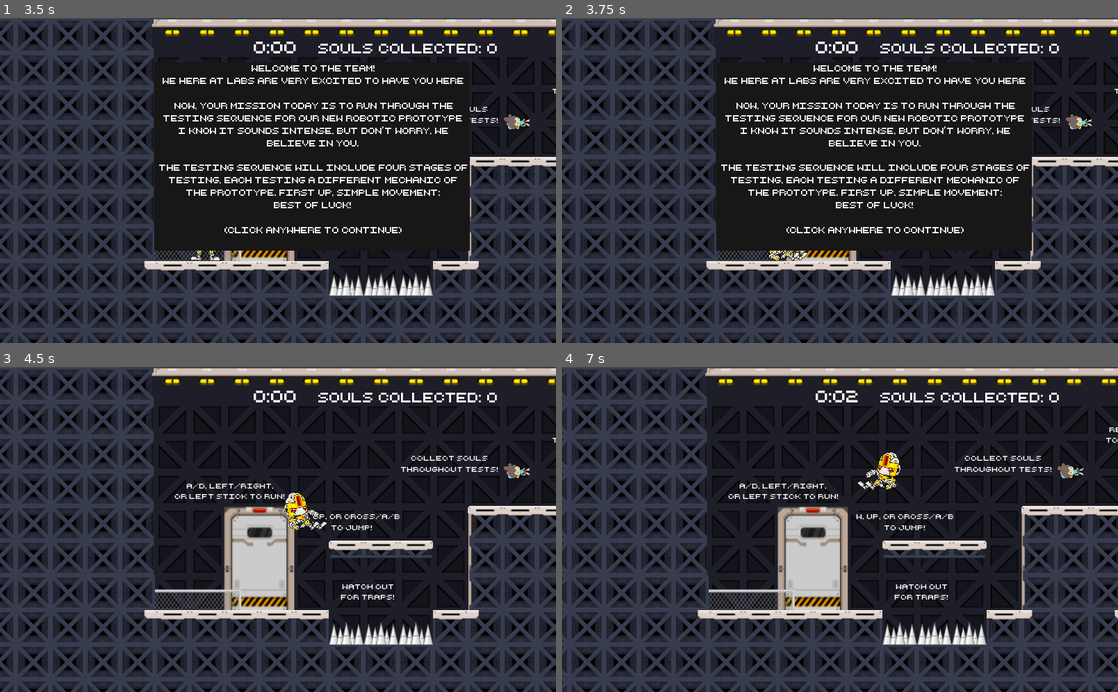
Above: before the commit, frames 1-4 (two rows, left to right).
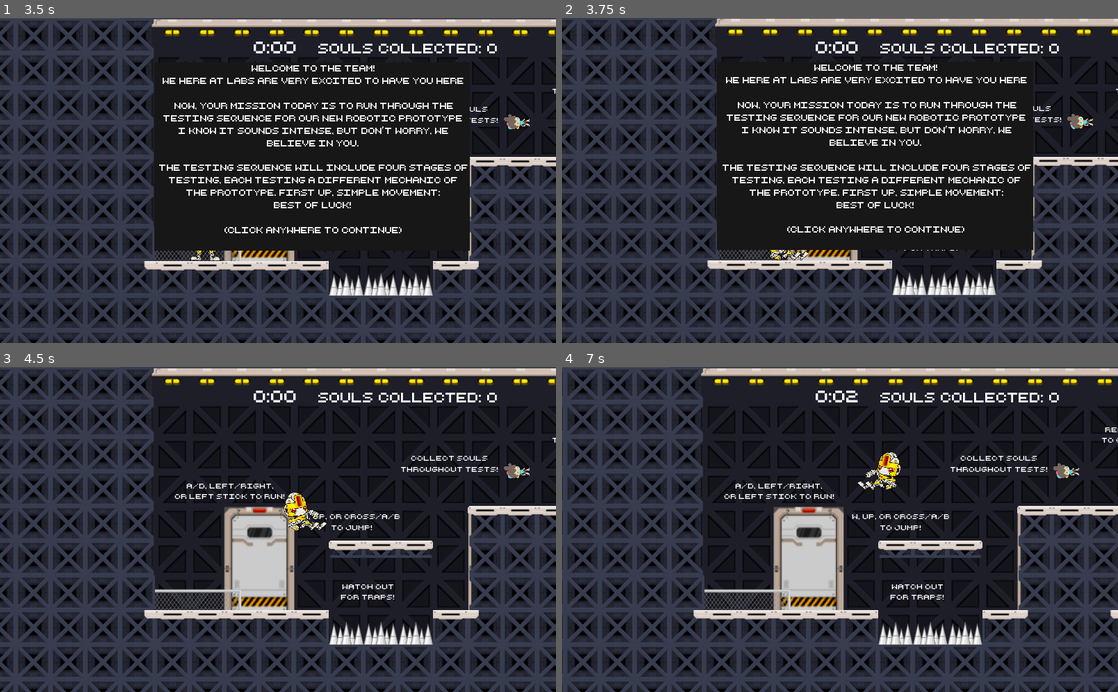
Above: after the commit, the same moments.

Repository: astafford2/LABS-PlatformerExperiment
Game: Godot game, scene res://src/TitleScreen.tscn
Two runs of this game, one before a commit and one after it. Both use one fixed random seed, a clock stepped at 60 frames per second and the inputs below.
Inputs:
- Up to frame 1 (3.5 s): hold Right (move_right) 0.53-2.03 s; tap Ctrl (slide) at 0.6, 1.55, 2.1 s; tap Up (jump) at 0.77, 1.52 s; tap Space (melee) at 1.35 s; hold Left (move_left) 2.03-2.75 s; click "BEGIN" at 2.75 s
- Up to frame 2 (3.75 s): tap Enter at 3.5 s; hold Right (move_right) from 3.53 s (still down); tap Ctrl (slide) at 3.6 s
- Up to frame 3 (4.5 s): keep holding Right (move_right); tap Up (jump) at 3.77 s; tap Escape (congrats_continue) at 4.25 s; tap Space (melee) at 4.35 s
- Up to frame 4 (7 s): tap Up (jump) at 4.52, 5.27, 6.77 s; tap Ctrl (slide) at 4.55, 5.1, 5.85, 6.8 s; release Right (move_right) at 5.03 s; hold Left (move_left) 5.03-5.78 s; hold Right (move_right) 5.78-6.53 s; hold Left (move_left) from 6.53 s (still down); tap Space (melee) at 6.6 s

Frame 1 is identical in both runs. In frame 2, 14% of the frame differs, in the area x 0-100%, y 0-100%; in frame 3, 0.2%; in frame 4, 28%.
Error in both runs: Invalid operands 'RID' and 'int' in operator '=='. (res://src/Level-1.gd:104)

Commit message:
Adjust player slide shape to fit

Diff:
--- a/project/src/Player.gd
+++ b/project/src/Player.gd
@@ -21,6 +21,8 @@
 var projectile_enabled := false
 
 onready var player_sprite := $AnimatedSprite
+onready var player_shape := $PlayerShape
+onready var player_shape_slide := $PlayerShapeSlide
 onready var melee_collision_right := $MeleeAreaRight/MeleeAreaRightShape
 onready var melee_collision_left := $MeleeAreaLeft/MeleeAreaLeftShape
 onready var fireball_projectile := preload("res://src/Fireball.tscn")
@@ -102,6 +104,8 @@
 
 func player_slide(current_anim):
 	prev_anim = current_anim
+	player_shape.disabled = true
+	player_shape_slide.disabled = false
 	player_sprite.animation = "slide"
 	player_sprite.play()
 
@@ -133,6 +137,8 @@
 		player_sprite.animation = prev_anim
 	if player_sprite.animation == "slide":
 		player_sprite.animation = prev_anim
+		player_shape_slide.disabled = true
+		player_shape.disabled = false
 
 
 func explode_cogwheels():
--- a/project/src/Player.tscn
+++ b/project/src/Player.tscn
@@ -117,7 +117,7 @@
 height = 46.9387
 
 [sub_resource type="CircleShape2D" id=5]
-radius = 35.5286
+radius = 30.2896
 
 [sub_resource type="RectangleShape2D" id=3]
 extents = Vector2( 31.0218, 51.3921 )
@@ -140,7 +140,7 @@
 shape = SubResource( 2 )
 
 [node name="PlayerShapeSlide" type="CollisionShape2D" parent="."]
-position = Vector2( -15.6261, 12.9357 )
+position = Vector2( -11.8397, 18.7266 )
 shape = SubResource( 5 )
 disabled = true
 
--- a/project/src/Testing.tscn
+++ b/project/src/Testing.tscn
@@ -926,10 +926,10 @@
 [node name="Floor" type="TileMap" parent="."]
 tile_set = SubResource( 22 )
 format = 1
-tile_data = PoolIntArray( -131072, 17, 0, -131071, 17, 0, -1 …(2250 unchanged characters)… , 524286, 17, 0, 524287, 18, 0, 458773, 22, 0, 458803, 16, 0, 458804, 17, 0, 45880 …(1180 unchanged characters)…
+tile_data = PoolIntArray( -131072, 17, 0, -131071, 17, 0, -1 …(2250 unchanged characters)… , 524286, 17, 0, 524287, 18, 0, 458773, 17, 0, 458803, 16, 0, 458804, 17, 0, 45880 …(1180 unchanged characters)…
 
 [node name="Player" parent="." instance=ExtResource( 17 )]
-position = Vector2( 80.7981, 523.927 )
+position = Vector2( 67.608, 524.505 )
 
 [node name="QueueFreeTimer" type="Timer" parent="Player"]
 wait_time = 2.0
